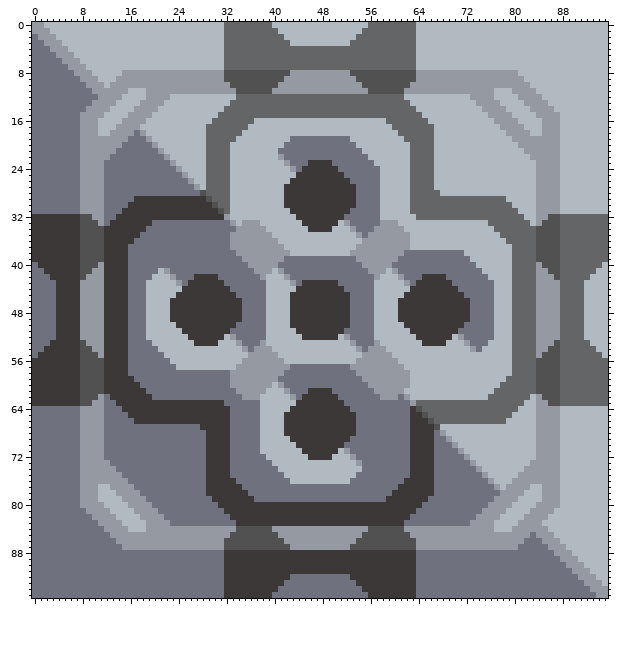
One commit to this sprite sheet: core/assets-raw/sprites/blocks/production/silicon-crucible.png. The picture above was drawn from the file before the commit.
The file is 96x96 pixels.
The same view after the edit:
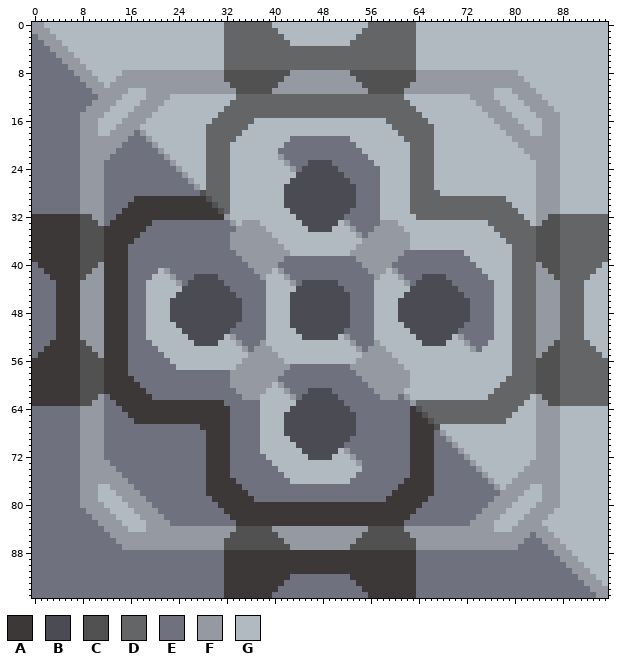
Palette (. is transparent): A #3c3837  B #4a4b53  C #515151  D #646567  E #6f717e  F #9599a2  G #b1bac1
Difference:
Changed rows in their new state; - is an unchanged pixel.
first column x 42:
23 ----BBBB----
24 ---BBBBBB---
25 --BBBBBBBB--
26 -BBBBBBBBBB-
27 BBBBBBBBBBBB
28 BBBBBBBBBBBB
29 BBBBBBBBBBBB
30 BBBBBBBBBBBB
31 -BBBBBBBBBB-
32 --BBBBBBBB--
33 ---BBBBBB---
34 ----BBBB----
first column x 23:
42 ----BBBB----------------------------------BBBB----
43 ---BBBBBB-------------BBBBBB-------------BBBBBB---
44 --BBBBBBBB-----------BBBBBBBB-----------BBBBBBBB--
45 -BBBBBBBBBB---------BBBBBBBBBB---------BBBBBBBBBB-
46 BBBBBBBBBBBB--------BBBBBBBBBB--------BBBBBBBBBBBB
47 BBBBBBBBBBBB--------BBBBBBBBBB--------BBBBBBBBBBBB
48 BBBBBBBBBBBB--------BBBBBBBBBB--------BBBBBBBBBBBB
49 BBBBBBBBBBBB--------BBBBBBBBBB--------BBBBBBBBBBBB
50 -BBBBBBBBBB---------BBBBBBBBBB---------BBBBBBBBBB-
51 --BBBBBBBB-----------BBBBBBBB-----------BBBBBBBB--
52 ---BBBBBB-------------BBBBBB-------------BBBBBB---
53 ----BBBB----------------------------------BBBB----
first column x 42:
61 ----BBBB----
62 ---BBBBBB---
63 --BBBBBBBB--
64 -BBBBBBBBBB-
65 BBBBBBBBBBBB
66 BBBBBBBBBBBB
67 BBBBBBBBBBBB
68 BBBBBBBBBBBB
69 -BBBBBBBBBB-
70 --BBBBBBBB--
71 ---BBBBBB---
72 ----BBBB----
Boxes around the changes in both pictures, in picture pixels (x1, y1, x2, y2):
changed: (284, 160, 356, 232)
changed: (170, 274, 242, 346)
changed: (398, 274, 470, 346)
changed: (290, 280, 350, 340)
changed: (284, 388, 356, 460)
